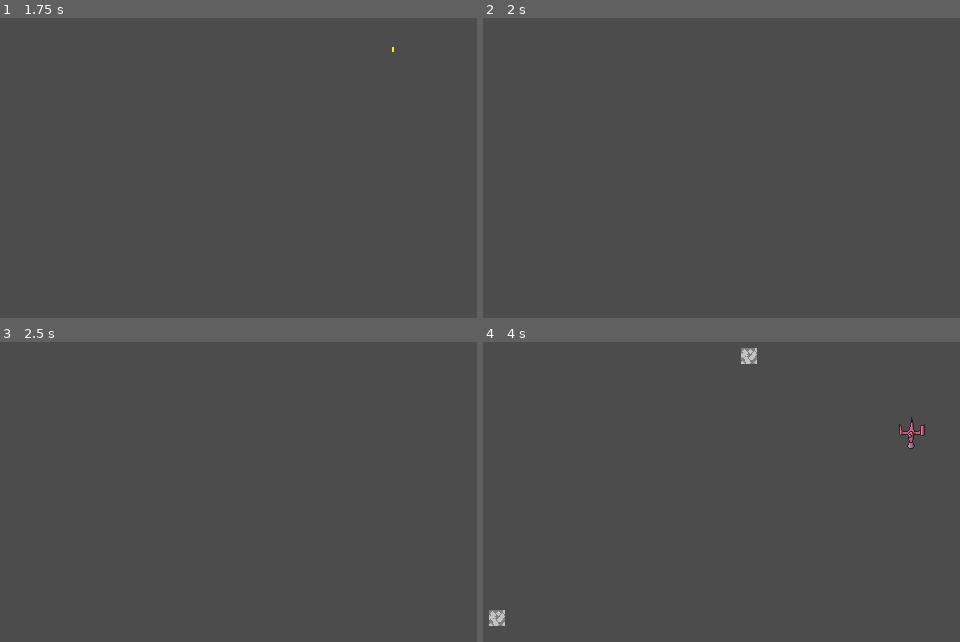
Above: before the commit, frames 1-4 (two rows, left to right).
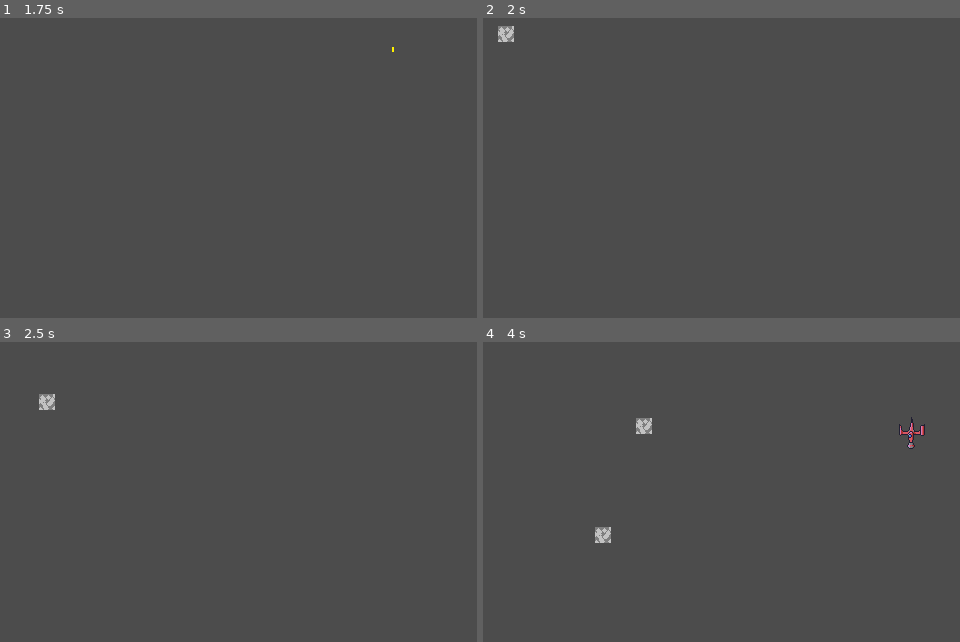
Above: after the commit, the same moments.

Repository: asge1775/Galaga
Game: Godot game, scene res://Scenes/mainD.tscn
The game is run twice, just before and just after one commit, with the same random seed, the same clock (stepped at 60 frames per second) and the same inputs.
Inputs:
- Up to frame 1 (1.75 s): tap Enter at 0.5 s; hold Right (ui_right) 0.53-1.28 s; tap Space at 1.25 s; hold Down (ui_down) from 1.28 s (still down)
- Up to frame 2 (2 s): keep holding Down (ui_down)
- Up to frame 3 (2.5 s): release Down (ui_down) at 2.03 s; hold Right (ui_right) from 2.03 s (still down)
- Up to frame 4 (4 s): release Right (ui_right) at 2.78 s; hold Up (ui_up) 2.78-3.53 s; hold Left (ui_left) from 3.53 s (still down)

Frame 1 is identical in both runs. In frame 2, 0.2% of the frame differs, in the area x 3-7%, y 2-8%; in frame 3, 0.2%; in frame 4, 0.7%, in the area x 1-58%, y 2-95%.

Commit message:
Random Astroids

Diff:
--- a/Enviroment/AstroidSpawner.gd
+++ b/Enviroment/AstroidSpawner.gd
@@ -3,12 +3,10 @@
 var runs = 0
 
 var spawnTime
-var spawnTimeMin = 60
-var spawnTimeMax = 420
+var spawnTimeLim = [60,240]
 
-var spawnSpeedMin = 25
-var spawnSpeedMax = 200
-var spawnAngleMax = PI/2
+var spawnXSpeed = [25,100]
+var spawnYSpeed = [-50,50]
 
 var spawnWidth = OS.get_window_size().x
 var spawnHeight = 0
@@ -24,12 +22,12 @@
 	astroid.velocity = direction
 
 func _ready():
-	spawnTime = rand_range(spawnTimeMin, spawnTimeMax)
+	spawnTime = rand_range(spawnTimeLim[0], spawnTimeLim[1])
 
 
 func _process(delta):
 	if runs >= spawnTime:
-		spawnTime = rand_range(spawnTimeMin, spawnTimeMax)
+		spawnTime = rand_range(spawnTimeLim[0], spawnTimeLim[1])
 		runs = 0
-		spawn_astroid(Vector2(rand_range(0,spawnWidth),0), Vector2(0,rand_range(spawnSpeedMin,spawnSpeedMax)))
+		spawn_astroid(Vector2(rand_range(0,spawnWidth),0), Vector2(rand_range(spawnYSpeed[0],spawnYSpeed[1]),rand_range(spawnXSpeed[0],spawnXSpeed[1])))
 	runs += 1
